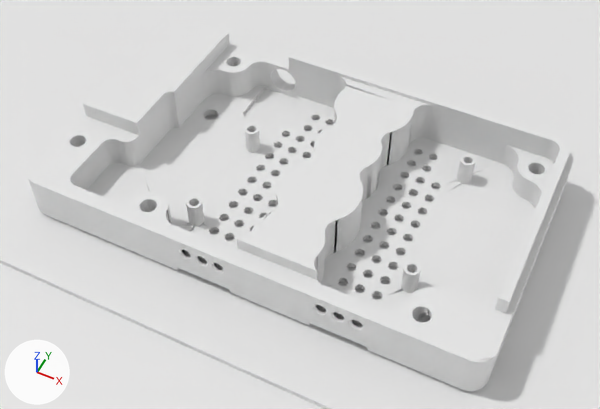
What one commit did to the glTF model docs/data/models/environment/environment V01.gltf.
One viewpoint serves both versions: a camera (50 mm lens) standing at (0.0199, -0.2075, 0.1779) and looking at (-0.0453, -0.0771, 0.0149). The lights are fixed; the arrows at lower left show +X, +Y and +Z. Materials are left out; every surface is plain grey. Where no turn or scale is listed for an object, it has been applied to the vertices.

In view in the first picture: 'cap bottom', 'measurement pad', 'table'.
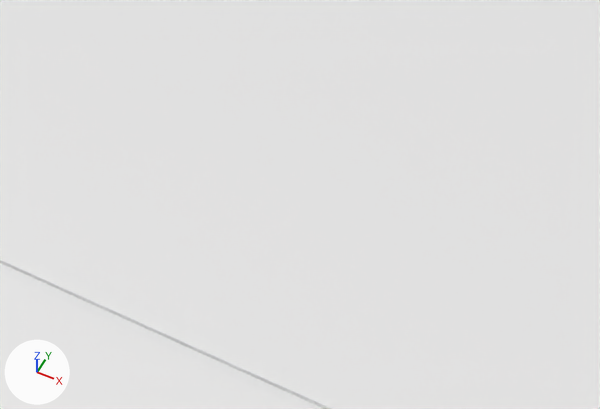
Location of each change, [x1, y1, x2, y2] in pixels of the pictures (600 x 409 px):
'cap bottom', deleted
    before: [27, 18, 573, 391]

What the commit changed:
Object 'cap bottom' (ob_cap_bottom) is deleted.
